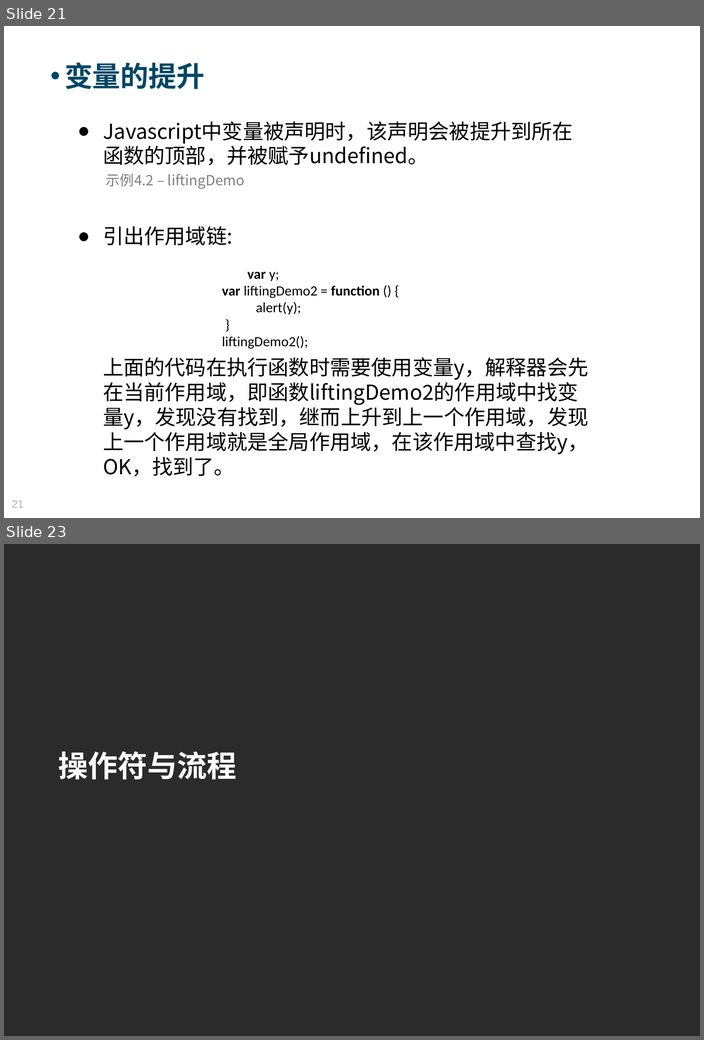
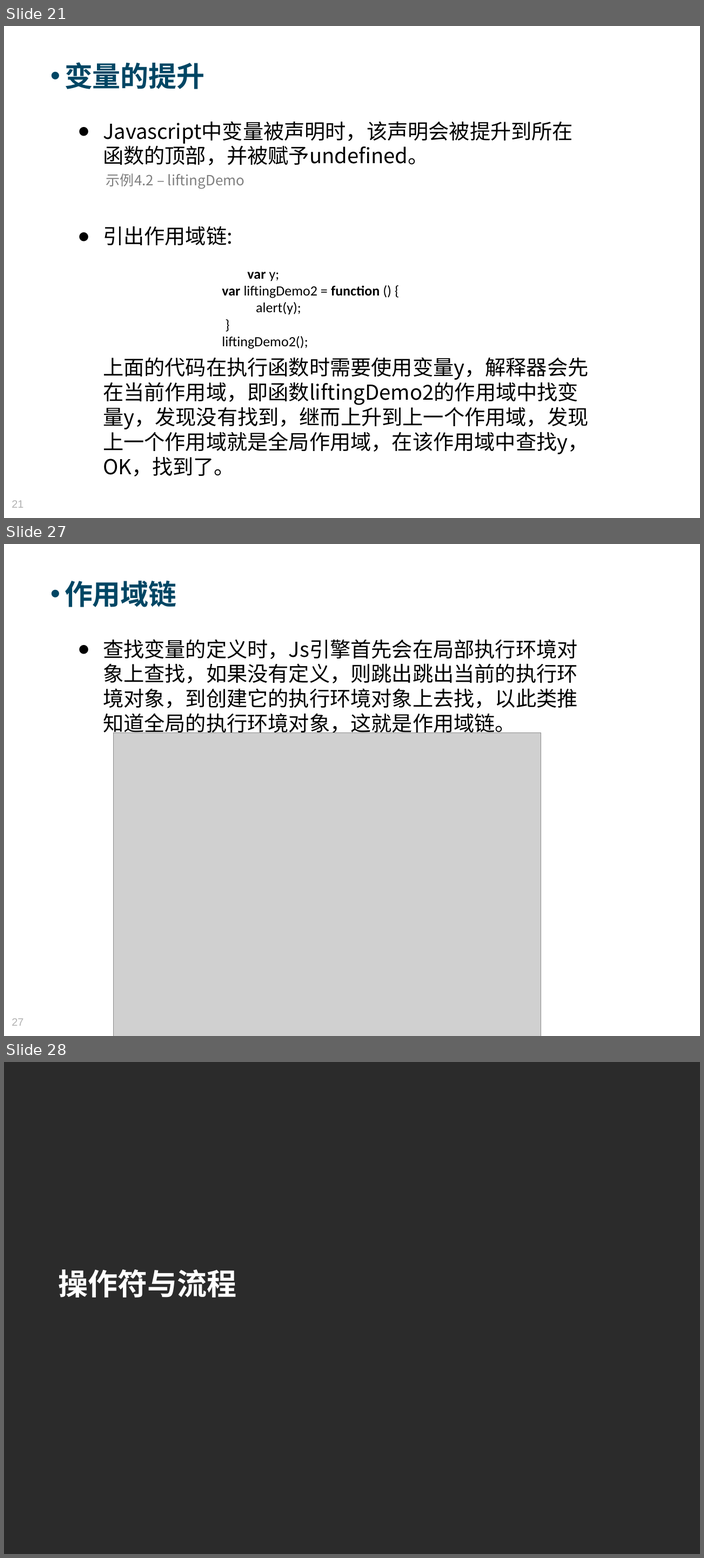
Before and after one commit to Moses824/Train-Javascript-Basic, a slide deck: Train_Javascript_Basic.ppt. Shown one above the other, each under a label of ours: slides 21 and 23 before the commit, slides 21, 27 and 28 after it; the slides between them are not shown. The pictures are 704x1040 and 704x1558 pixels, drawn with LibreOffice and Linux fonts; fonts in the diff are those of the drawing; grey boxes stand for pictures; background and template pictures are left out; a plain dark background stands for a picture behind light text. Boxes give left, top, right and bottom in pixels: in the first picture for what was removed or moved away, otherwise in the second. Text is boxed around its words. In the diff, an @@ line names an element or a change of style, - is before the commit and + after.

```diff
--- a/Train_Javascript_Basic.ppt
+++ b/Train_Javascript_Basic.ppt
@@ slide 27 added at [4, 544, 700, 1036], background picture (left out) @@
@@ text added at [64, 580, 177, 607], 34 pt, text #004664, bold @@
+• 作用域链
@@ text added at [103, 639, 577, 736], 25 pt, text #000000 @@
+● 查找变量的定义时，Js引擎首先会在局部执行环境对象上查找，如果没有定义，则跳出跳出当前的执行环境对象，到创建它的执行环境对象上去找，以此类推知道全局的执行环境对象，这就是作用域链。
@@ picture added at [114, 733, 541, 1036] @@
@@ page number added at [12, 1018, 23, 1026], 13 pt, text #B2B2B2 @@
+27
@@ what was slide 23 is now slide 28 @@
```
Also in this commit, not shown: 3 slides changed, 6 other slides added, 3 slides removed, 2 other files.
